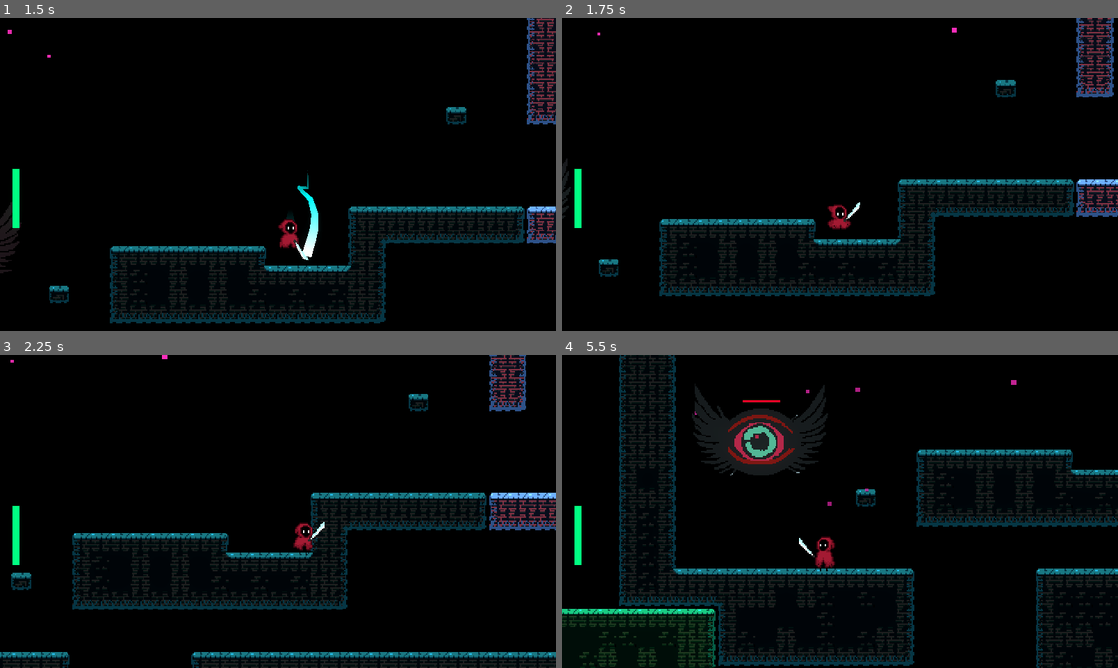
Above: before the commit, frames 1-4 (two rows, left to right).
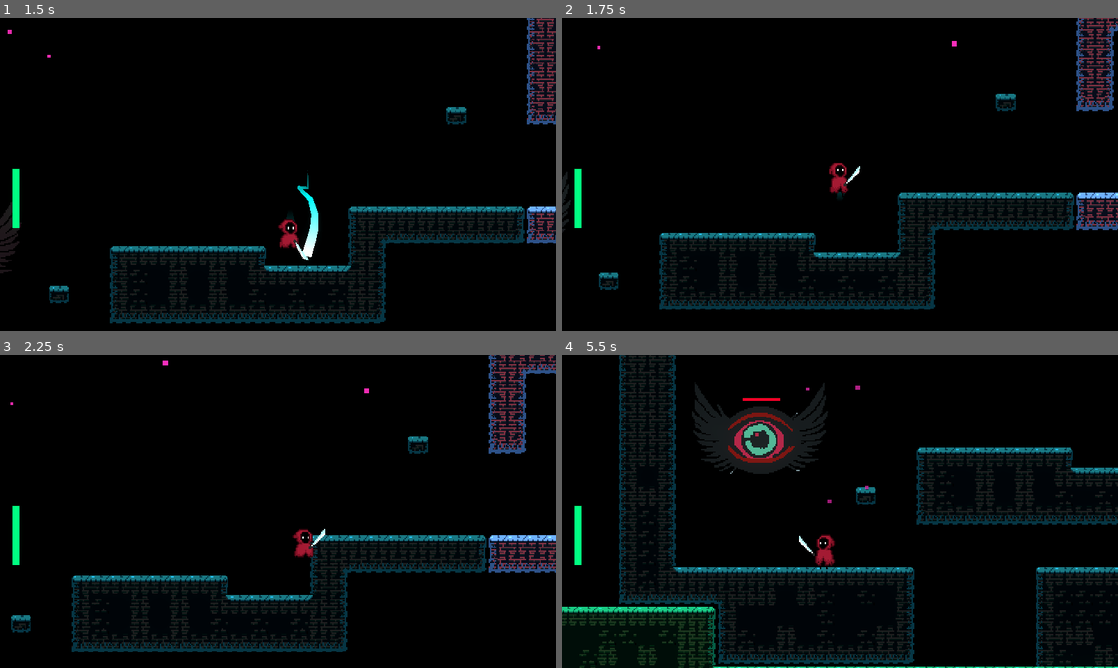
Above: after the commit, the same moments.

Repository: Driannn/AcerolaJam0
Game: Godot game, scene res://Scenes/Main scene/main_scene.tscn
Same seed, same stepped clock (60 frames per second), same inputs: the game is played once before the commit and once after it.
Inputs (mouse positions are in pixels of both pictures, inside the frame that each line leads up to):
- Up to frame 1 (1.5 s): tap Enter (ui_accept) at 0.5 s; move the mouse to (400, 158) at 0.52 s; hold D (move_right) 0.53-1.28 s; tap C (dash) at 0.6 s; click (400, 158) at 0.67 s; tap Space (jump) at 0.77 s; move the mouse to (166, 190) at 1.27 s; hold S from 1.28 s (still down); tap X (attack) at 1.35 s
- Up to frame 2 (1.75 s): keep holding S; tap Space (jump) at 1.52 s; tap C (dash) at 1.55 s
- Up to frame 3 (2.25 s): move the mouse to (333, 442) at 2.02 s; release S at 2.03 s; hold D (move_right) from 2.03 s (still down); tap C (dash) at 2.1 s
- Up to frame 4 (5.5 s): move the mouse to (812, 574) at 2.77 s; release D (move_right) at 2.78 s; hold W 2.78-3.53 s; tap F at 2.85 s; click (812, 574) at 2.92 s; tap Space (jump) at 3.02, 3.77, 4.52 s; tap C (dash) at 3.05, 3.6, 4.55, 5.1 s; move the mouse to (1006, 558) at 3.52 s; hold A (move_left) 3.53-5.03 s; move the mouse to (673, 464) at 4.27 s; tap X (attack) at 4.35 s; move the mouse to (867, 511) at 5.02 s; hold S from 5.03 s (still down); click (867, 511) at 5.17 s

Frame 1 is identical in both runs. In frame 2, 13% of the frame differs, in the area x 0-100%, y 0-94%; in frame 3, 18%, in the area x 0-100%, y 0-100%; in frame 4, 17%.

Commit message:
dash fix

Diff:
--- a/Scenes/Entities/eye_enemy.tscn
+++ b/Scenes/Entities/eye_enemy.tscn
@@ -156,7 +156,7 @@
 "times": PackedFloat32Array(0),
 "transitions": PackedFloat32Array(1),
 "update": 0,
-"values": [Vector2(-4, -8)]
+"values": [Vector2(8, -6)]
 }
 tracks/3/type = "value"
 tracks/3/imported = false
--- a/Scenes/Player/my_player.gd
+++ b/Scenes/Player/my_player.gd
@@ -87,7 +87,7 @@
 func get_movement_input() -> float:
 
 
-	if Input.is_action_just_pressed("dash") and can_dash:
+	if Input.is_action_just_pressed("dash") and can_dash and velocity.x != 0:
 		dashing = true
 		can_dash = false
 		dash_durantion.start()
